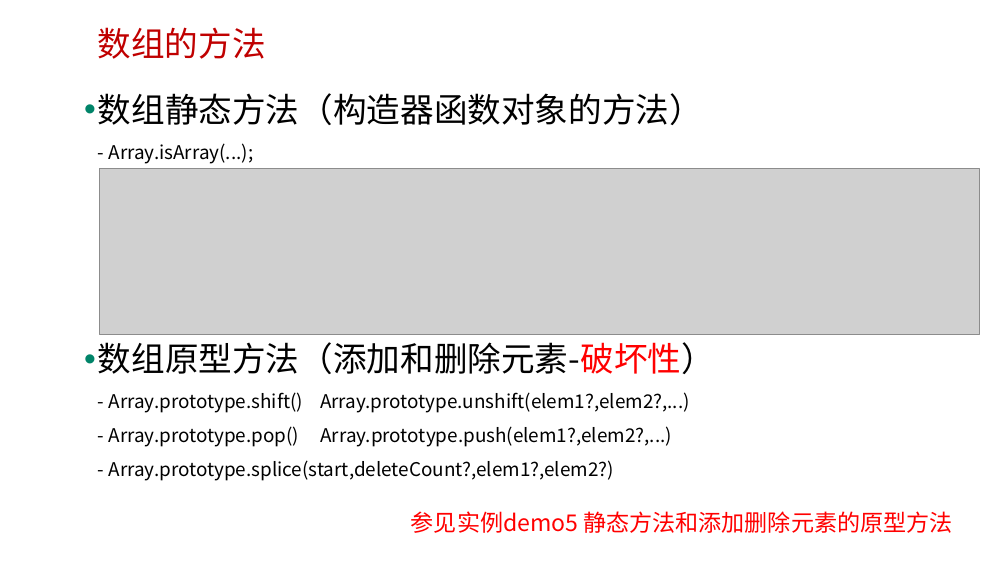
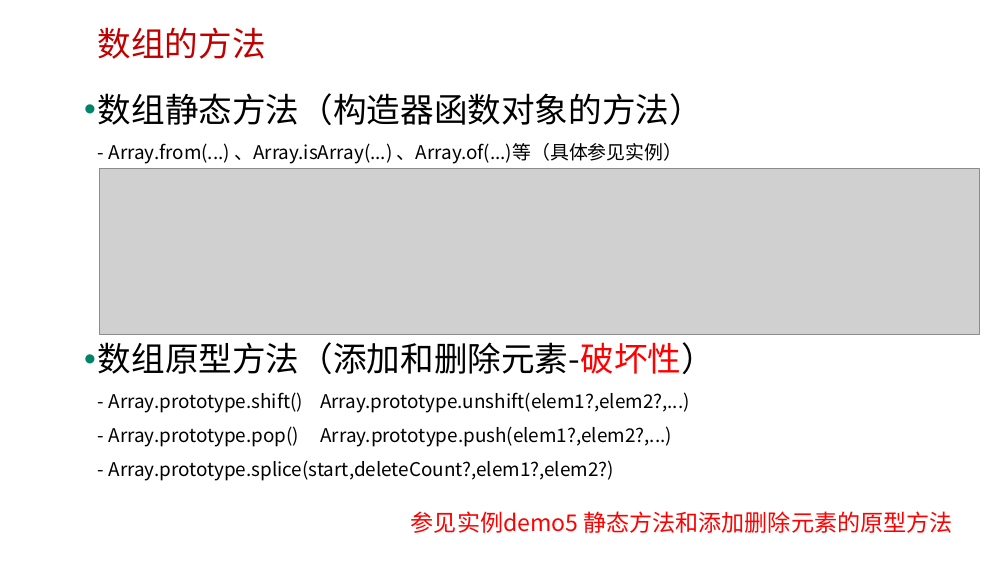
Before and after one commit to edu2act/course-javascript-advanced, a slide deck: slide 11 of 课程PPT/09.JavaScript标准内置对象-构造器（Array、Date、Error等）.pptx. Drawn at 1008x567 pixels with LibreOffice and Linux fonts; fonts in the diff are those of the drawing; grey boxes stand for pictures; background and template pictures are left out. Boxes give left, top, right and bottom in pixels: in the first picture for what was removed or moved away, otherwise in the second. Text is boxed around its words. In the diff, an @@ line names an element or a change of style, - is before the commit and + after.

```diff
--- a/课程PPT/09.JavaScript标准内置对象-构造器（Array、Date、Error等）.pptx
+++ b/课程PPT/09.JavaScript标准内置对象-构造器（Array、Date、Error等）.pptx
@@ text at (98, 93, 703, 164): text changed @@
-• 数组静态方法（构造器函数对象的方法）
-  - Array.isArray(...);
+• 数组静态方法（构造器函数对象的方法）
+  - Array.from(...) 、Array.isArray(...) 、Array.of(...)等（具体参见实例）
```
Also in this commit, not shown: 6 other slides changed, 7 other files.
